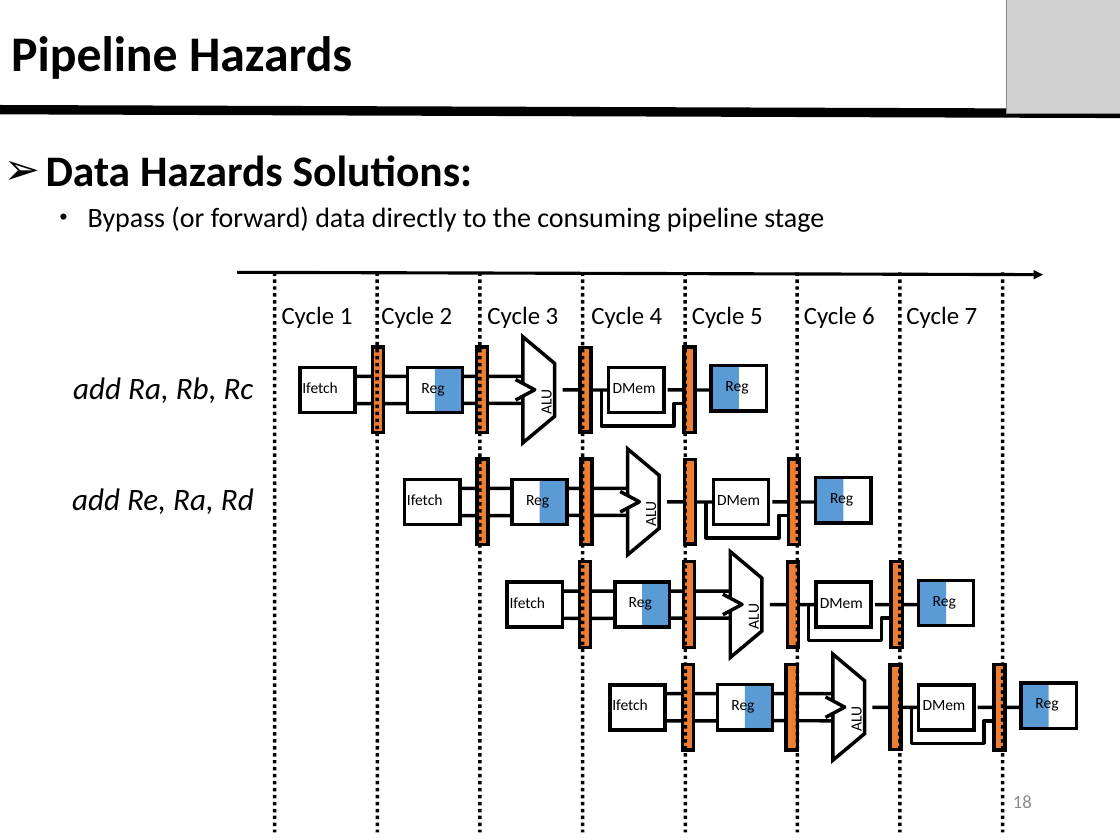
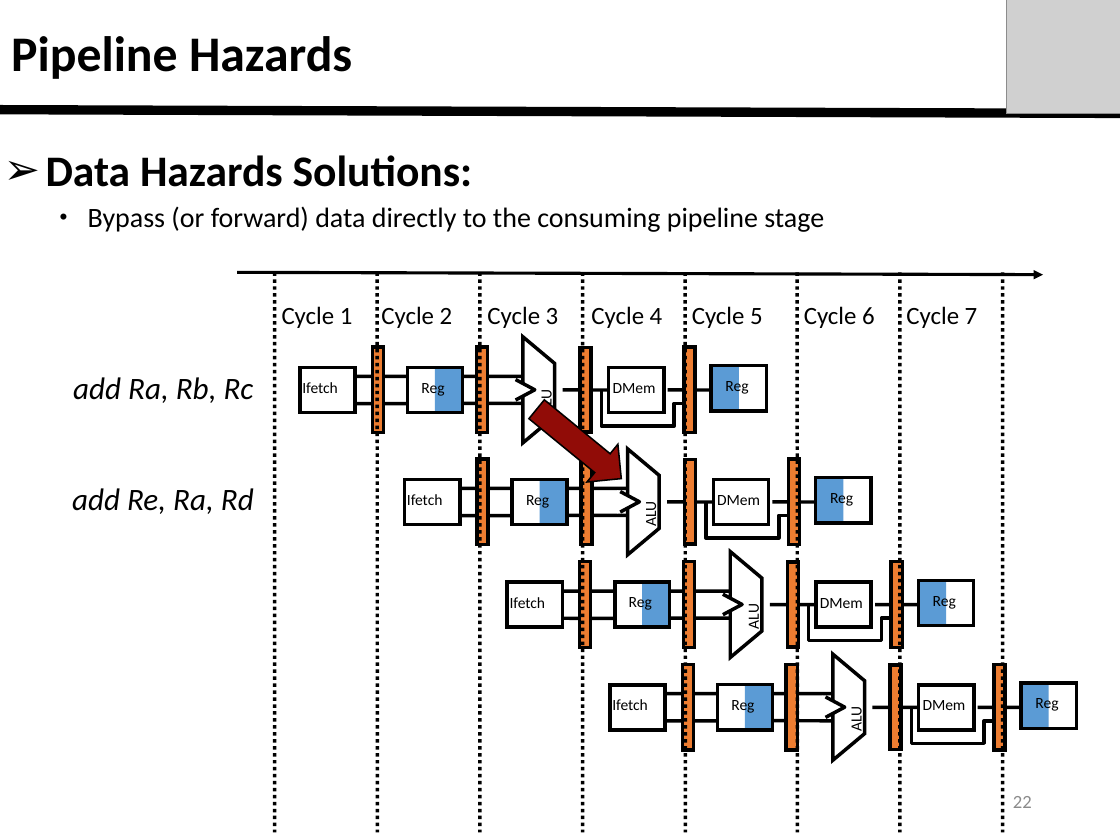
Before and after one commit to zouan616/Job-Hunting, a slide deck: slide 22 of lecture.pptx (slide 18 before the commit). Drawn at 1120x840 pixels with LibreOffice and Linux fonts; fonts in the diff are those of the drawing; grey boxes stand for pictures. Boxes give left, top, right and bottom in pixels: in the first picture for what was removed or moved away, otherwise in the second. Text is boxed around its words. In the diff, an @@ line names an element or a change of style, - is before the commit and + after.

```diff
--- a/lecture.pptx
+++ b/lecture.pptx
@@ down arrow added at (521, 390, 637, 497), fill #910C07, outline #000000 1 pt @@
@@ page number at (1013, 796, 1032, 808): text changed @@
-18
+22
```
Also in this commit, not shown: 4 other slides changed, 1 slide added.
